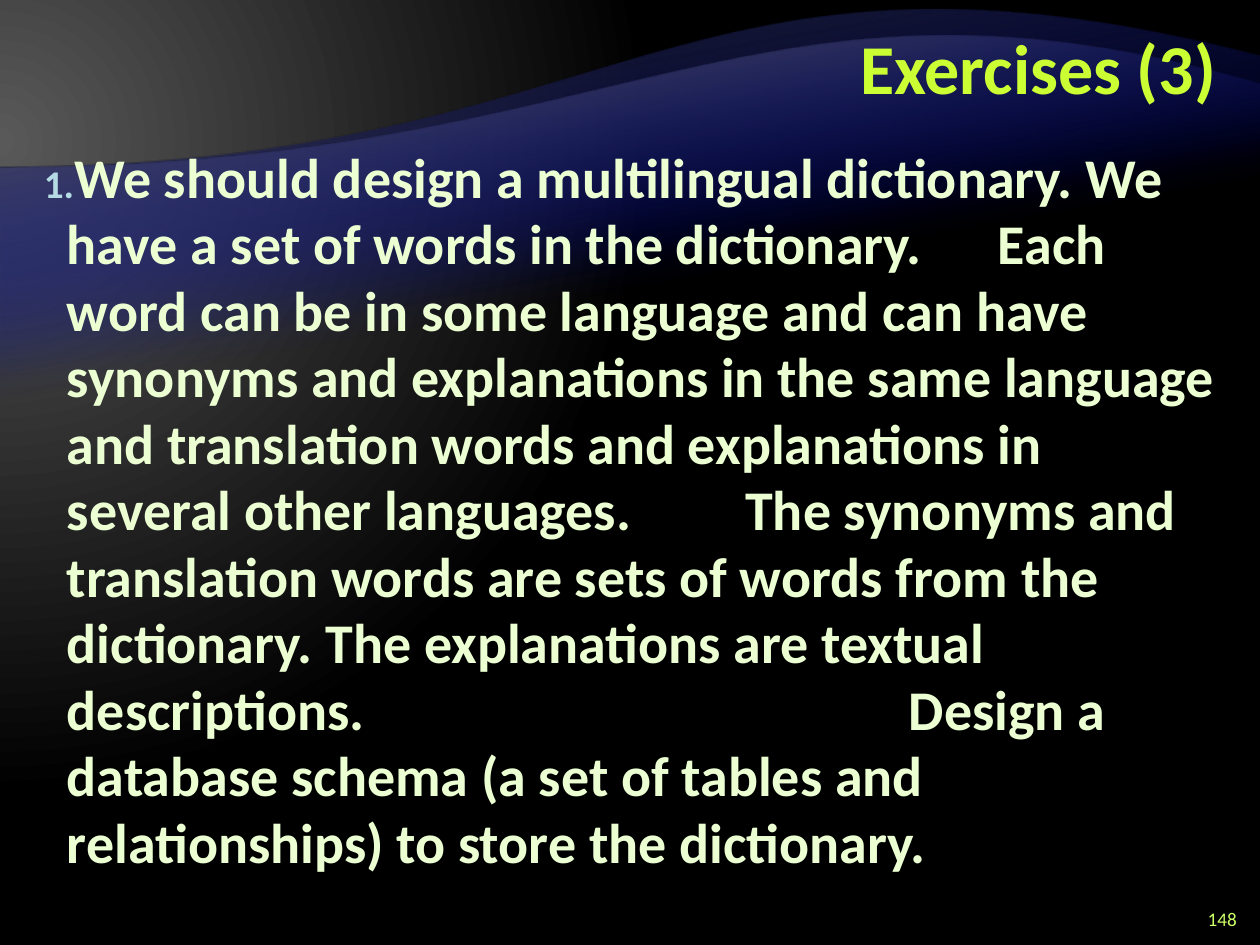
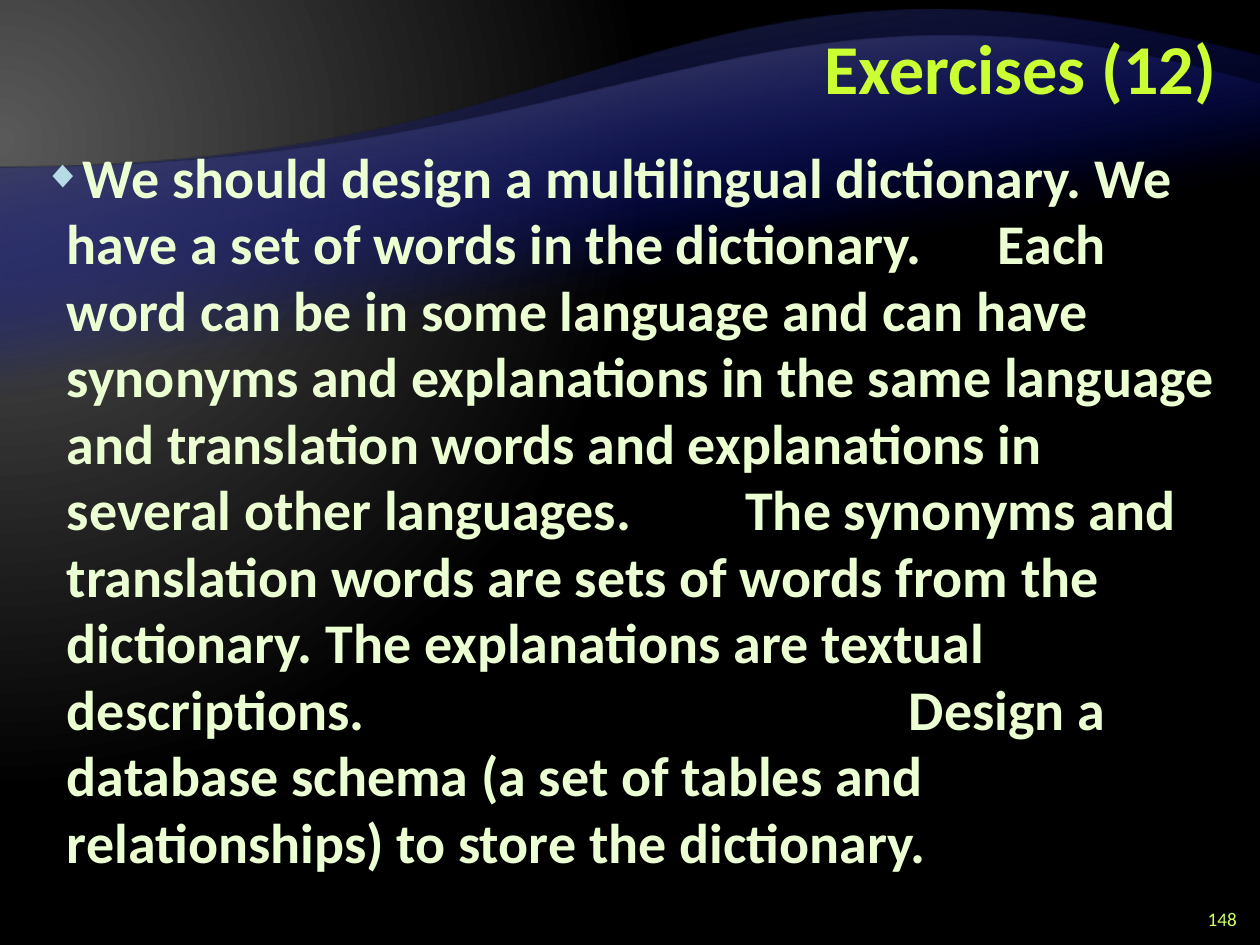
Before and after one commit to Graveheart/aspnetcourse, a slide deck: slide 148 of 2010/lectures/5. Databases, SQL and MS SQL Server.pptx. Drawn at 1260x945 pixels with LibreOffice and Linux fonts; fonts in the diff are those of the drawing; background and template pictures are left out. Boxes give left, top, right and bottom in pixels: in the first picture for what was removed or moved away, otherwise in the second. Text is boxed around its words. In the diff, an @@ line names an element or a change of style, - is before the commit and + after.

Commit message:
Fixed the database lecture - it was complete confusion

```diff
--- a/2010/lectures/5. Databases, SQL and MS SQL Server.pptx
+++ b/2010/lectures/5. Databases, SQL and MS SQL Server.pptx
@@ title at [825, 36, 1216, 105]: text changed @@
-Exercises (3)
+Exercises (12)
@@ text "We should design a multilingual ..." at [67, 151, 1214, 872]: bullet 1. to ◆ @@
```
Also in this commit, not shown: 10 other slides changed, 4 other files.
